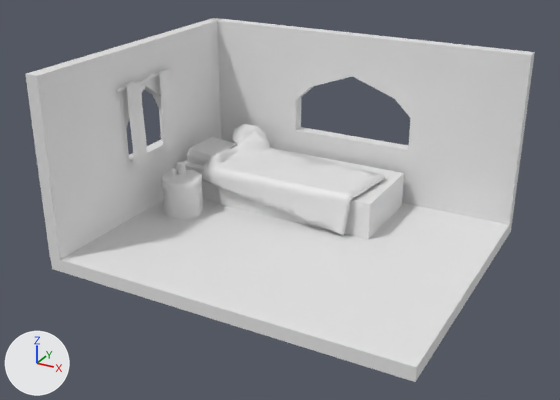
Two versions of the FBX model Assets/Models/BrunasRoom.fbx, one commit apart.
Before and after are seen from a camera (50 mm lens) standing at (5.34, -10.11, 5.91) and looking at (-0.06, -0.29, 1.0). Every picture has the same lights, and +X, +Y and +Z are marked at lower left.

Before the edit, the objects in view are built like this:
```python
me_cylinder_005 = bpy.data.meshes.new('Cylinder.005')
me_cylinder_005.from_pydata(...)  # 1275 vertices, 1522 faces; spans x -301.0..300.0, y 0.0..313.0, z -245.0..239.0
ob_room = bpy.data.objects.new('Room', me_cylinder_005)
ob_room.location = (0.0, 0.0, 0.0)
ob_room.rotation_euler = (1.571, 0.0, 0.0)  # degrees (90, 0, 0)
ob_room.scale = (0.01, 0.01, 0.01)
```
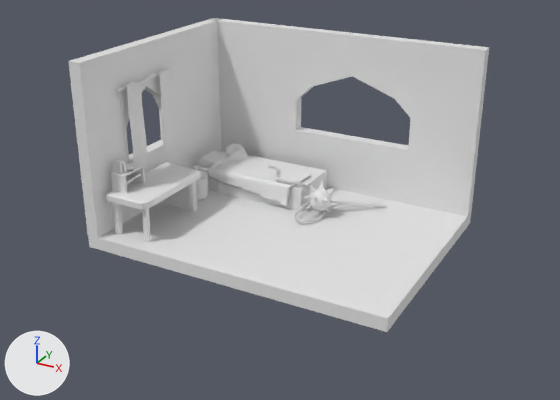
Commit message: improve bruna room

The change, as a diff of the scene's bpy script:
```diff
--- a/Assets/Models/BrunasRoom.fbx.py
+++ b/Assets/Models/BrunasRoom.fbx.py
@@ me_cylinder_005 @@
 # used by ob_room; location = (0.0, 0.0, 0.0); rotation_euler = (1.571, 0.0, 0.0), in degrees (90, 0, 0); scale = (0.01, 0.01, 0.01)
-me_cylinder_005.from_pydata(...)  # 1275 vertices, 1522 faces; spans x -301.0..300.0, y 0.0..313.0, z -245.0..239.0
+me_cylinder_005.from_pydata(...)  # 3051 vertices, 3294 faces; spans x -756.0..572.0, y 0.0..5069.0, z -304.0..189.0
+# me_cylinder_005 part 1: a new loose piece, a box spanning x -673.1..-635.5, y 2037.9..2362.4, z 134.0..140.2
+# me_cylinder_005 part 2: the loose piece of 906 vertices spanning x -216.0..95.0, y 25.0..125.0, z -188.0..-41.0 is deleted
+# me_cylinder_005 part 3: the loose piece of 40 vertices spanning x -222.0..-155.0, y 83.0..129.0, z -214.0..-148.0 is deleted
+# me_cylinder_005 part 4: the loose piece of 40 vertices spanning x -251.0..-181.0, y 19.0..89.0, z -35.0..35.0 is deleted
+# me_cylinder_005 part 5: the loose piece of 27 vertices spanning x -301.0..-280.0, y 21.0..313.0, z -243.0..239.0 is deleted
+# me_cylinder_005 part 6: the loose piece of 16 vertices spanning x -266.0..112.0, y 11.0..85.0, z -210.0..-56.0 is deleted
+# me_cylinder_005 part 7: the loose piece of 16 vertices spanning x -234.0..-219.0, y 88.0..107.0, z -21.0..-6.0 is deleted
+# me_cylinder_005 part 8: the loose piece of 12 vertices spanning x -257.0..-198.0, y 77.0..109.0, z -157.0..-75.0 is deleted
+# me_cylinder_005 part 9: the loose piece of 8 vertices spanning x -300.0..300.0, y 0.0..22.0, z -245.0..239.0 is deleted
+# me_cylinder_005 part 10: 3043 vertices added at x -756.0..572.0, y 0.0..5069.0, z -304.0..189.0
@@ ob_room @@
 ob_room.rotation_euler = (1.571, 0.0, 0.0)  # degrees (90, 0, 0)
-ob_room.scale = (0.01, 0.01, 0.01)
+ob_room.scale = (0.00399, 0.000617, 0.00806)
```

Where the change shows, as pixel boxes (x1, y1, x2, y2) in the pictures (560 x 400 px):
'Room', reshaped, rescaled (17% narrower, 14% shorter): before (25, 18, 535, 382); after (68, 18, 489, 332)
part 1 of me_cylinder_005, added: after (112, 160, 123, 174)
part 2 of me_cylinder_005, deleted: before (200, 130, 385, 236)
part 3 of me_cylinder_005, deleted: before (232, 124, 266, 145)
part 4 of me_cylinder_005, deleted: before (162, 170, 203, 220)
part 5 of me_cylinder_005, deleted: before (25, 18, 221, 260)
part 6 of me_cylinder_005, deleted: before (183, 151, 404, 239)
part 7 of me_cylinder_005, deleted: before (177, 162, 186, 174)
part 8 of me_cylinder_005, deleted: before (187, 137, 236, 165)
part 9 of me_cylinder_005, deleted: before (50, 200, 512, 382)
part 10 of me_cylinder_005, added: after (68, 18, 489, 332)
